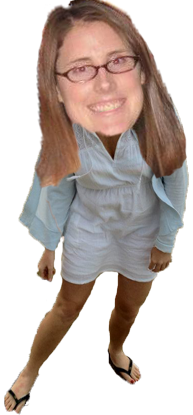
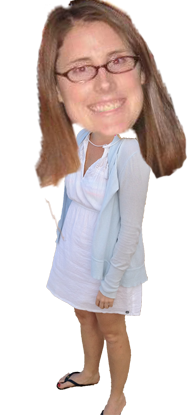
The second 193x415 image is a revision of the first. Changes to its layers:
added layer "Layer 3" above "Layer 0" over [46, 121, 154, 415]
hid "Layer 0" over [4, 91, 189, 415]
